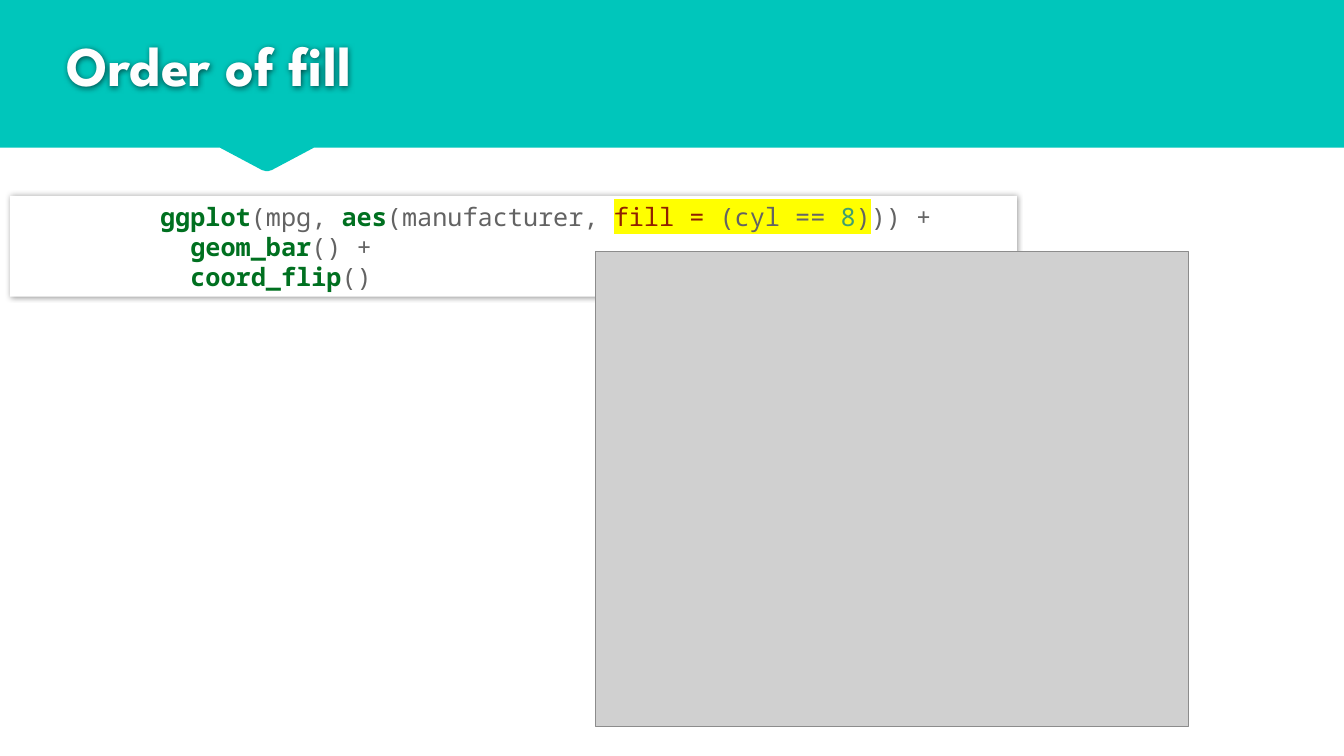
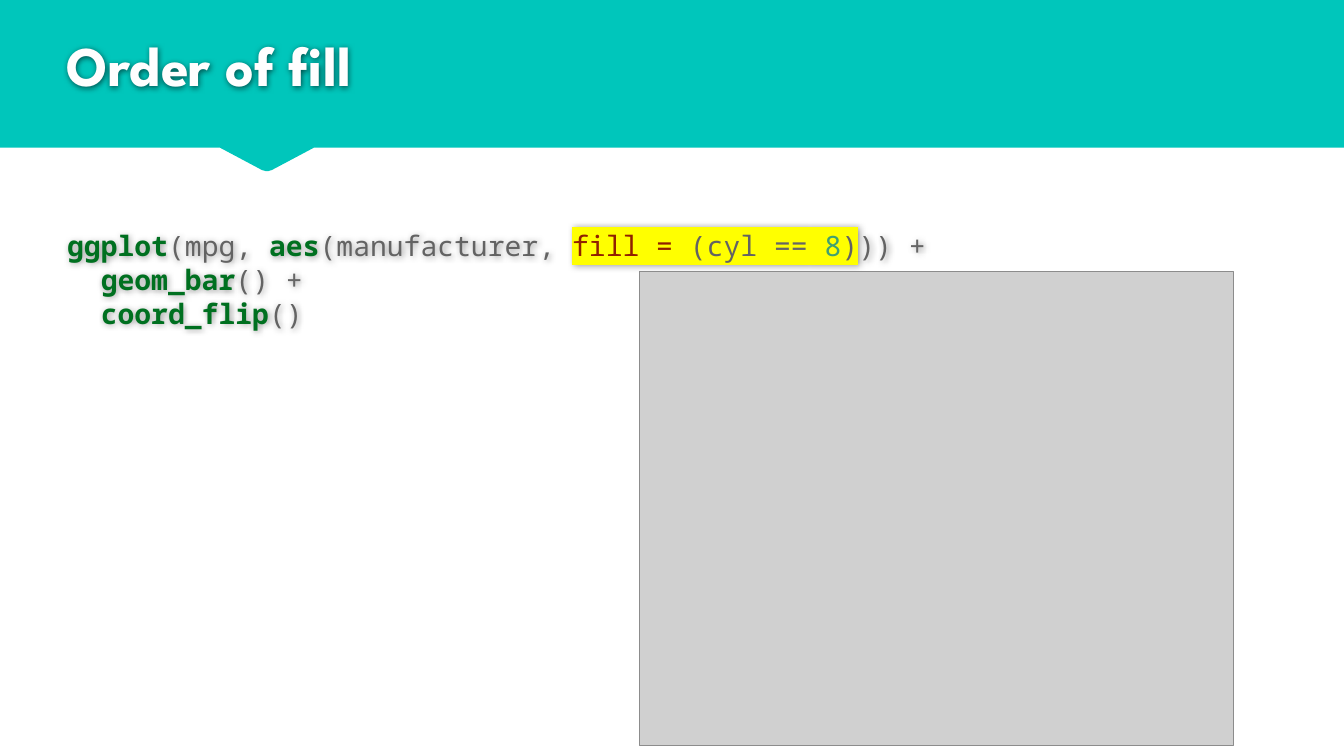
Before and after one commit to rjake/talks-and-presentations, a slide deck: slide 19 of data_viz_2019_06_19.pptx. Drawn at 1344x756 pixels with LibreOffice and Linux fonts; fonts in the diff are those of the drawing; grey boxes stand for pictures. Boxes give left, top, right and bottom in pixels: in the first picture for what was removed or moved away, otherwise in the second. Text is boxed around its words. In the diff, an @@ line names an element or a change of style, - is before the commit and + after.

Commit message:
Increase font size

```diff
--- a/data_viz_2019_06_19.pptx
+++ b/data_viz_2019_06_19.pptx
@@ text "ggplot(mpg, aes(manufacturer, fill = (cyl ...": place and size @@
-text "ggplot(mpg, aes(manufacturer, fill = (cyl ..." at bbox=[10, 196, 1017, 296]
+text "ggplot(mpg, aes(manufacturer, fill = (cyl ..." at bbox=[67, 230, 892, 331]
@@ text "ggplot(mpg, aes(manufacturer, fill = (cyl ..." at bbox=[67, 230, 892, 331]: size 18 to 20 pt; fill #FFFFFF to none; shadow off @@
@@ picture: place and size @@
-picture at bbox=[595, 252, 1189, 727]
+picture at bbox=[640, 271, 1234, 746]
```
Also in this commit, not shown: 36 other slides changed, 1 slide removed.
